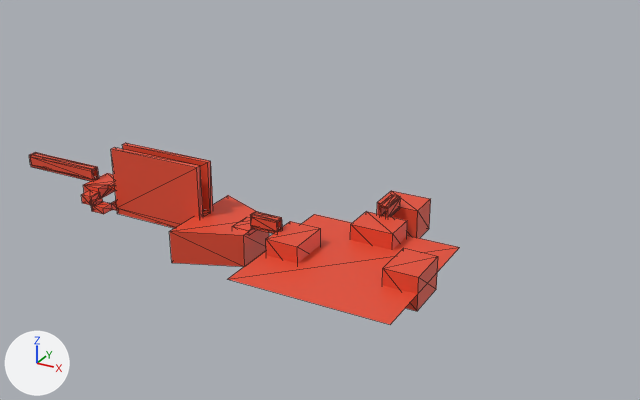
The glTF model solanine_vulkan/res/models/wip_dungeon1_blockout.glb, before and after one commit.
Camera for both pictures: a 50 mm camera at (54.2, -107.7, 63.2) aimed at (-14.6, 17.4, 0.7). Lighting does not change. The marker at lower left points along +X, +Y and +Z. Mesh edges are drawn as thin lines. Vertices at the same position are counted once.

Before the edit, the objects in view are built like this:
```python
me_cube_017 = bpy.data.meshes.new('Cube.017')
me_cube_017.from_pydata(...)  # 236 vertices, 408 faces; spans x -64.5..13.1, y -13.3..22.6, z -3.1..11.3
me_cube_017.materials.append(mat_regular)  # red #e74d32
ob_cube_015 = bpy.data.objects.new('Cube.015', me_cube_017)
ob_cube_015.location = (0.0, 0.0, 0.0)
```
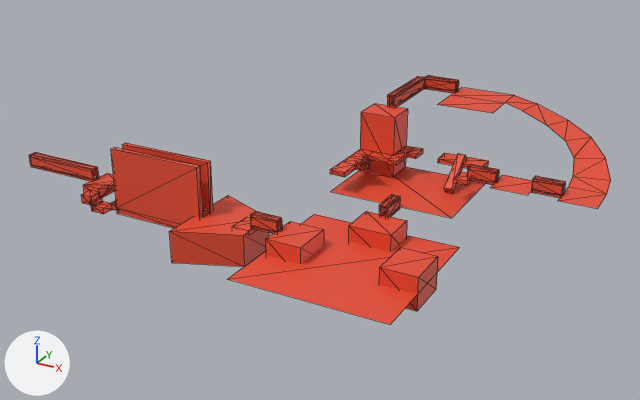
Commit message: Creates dungeon1 blockout a little more

Pixel boxes (x1, y1, x2, y2) of what changed, in the pictures (640 x 400 px):
'Cube.015', reshaped (35% wider, 37% taller): before (29, 143, 460, 325); after (29, 75, 611, 325)
part 1 of me_cube_017, added: after (438, 153, 488, 168)
part 2 of me_cube_017, added: after (453, 172, 471, 185)
part 3 of me_cube_017, added (red): after (467, 164, 499, 185)
part 4 of me_cube_017, added (red): after (532, 176, 566, 198)
part 5 of me_cube_017, added (red): after (387, 76, 425, 107)
part 6 of me_cube_017, added (red): after (425, 75, 459, 93)
part 7 of me_cube_017, added (red): after (330, 146, 423, 177)
part 8 of me_cube_017, added (red): after (438, 88, 611, 209)
part 9 of me_cube_017, built on: before (266, 191, 438, 311); after (266, 104, 533, 311)

Patch to the scene script:
```diff
--- a/solanine_vulkan/res/models/wip_dungeon1_blockout.glb.py
+++ b/solanine_vulkan/res/models/wip_dungeon1_blockout.glb.py
@@ me_cube_017 @@
 # used by ob_cube_015; location = (0.0, 0.0, 0.0)
-me_cube_017.from_pydata(...)  # 236 vertices, 408 faces; spans x -64.5..13.1, y -13.3..22.6, z -3.1..11.3
+me_cube_017.from_pydata(...)  # 516 vertices, 892 faces; spans x -64.5..31.5, y -13.3..51.6, z -3.1..16.1
+# me_cube_017 part 1: a new loose piece, a box spanning x 1.77..9.94, y 30.9..34.19, z 6.12..6.94, in mat_regular (red #e74d32)
+# me_cube_017 part 2: a new loose piece, a box spanning x 7.47..9.94, y 23.66..26.96, z 6.12..6.94, in mat_regular (red #e74d32)
+# me_cube_017 part 3: the loose piece of 32 vertices spanning x -17.0..-12.1, y -1.1..0.5, z 2.4..4.7 is copied, and the copy is moved by (26.5, 25.6, 4.3); it spans x 9.5..14.4, y 24.6..26.1, z 6.7..9.0
+# me_cube_017 part 4: the loose piece of 32 vertices spanning x -17.0..-12.1, y -1.1..0.5, z 2.4..4.7 is copied, and the copy is moved by (37.5, 25.6, 4.3); it spans x 20.5..25.4, y 24.6..26.1, z 6.7..9.0
+# me_cube_017 part 5: the loose piece of 32 vertices spanning x -0.8..0.7, y 12.3..17.2, z 2.4..4.7 is copied, and the copy is scaled about its middle by (-1, -2.86, 1), then moved by (-9.1, 26.4, 11.4); it spans x -9.9..-8.3, y 34.2..48.1, z 13.7..16.1
+# me_cube_017 part 6: the loose piece of 32 vertices spanning x -17.0..-12.1, y -1.1..0.5, z 2.4..4.7 is copied, and the copy is scaled about its middle by (1.29, 1, 1), then moved by (9.4, 49.2, 11.4); it spans x -8.3..-2.0, y 48.1..49.7, z 13.7..16.1
+# me_cube_017 part 7: a new loose piece of 84 vertices spanning x -12.4..-2.4, y 17.0..34.2, z 6.1..7.6, in mat_regular (red #e74d32)
+# me_cube_017 part 8: a new loose piece of 20 vertices spanning x -2.0..31.5, y 22.2..51.6, z 7.1..14.0, in mat_regular (red #e74d32)
+# me_cube_017 part 9
+# 6 vertices are removed from x -3.3..4.0, y 17.0..22.6, z -2.8..2.8
+# 12 faces are deleted
+# 4 vertices in x 7.5, y -3.9..3.5, z -2.8..2.8 move by (-0.5, 0.0, 0.0)
+# 4 vertices in x -6.7, y -4.0..3.4, z -2.8..2.8 move by (0.5, 0.0, 0.0)
+# 4 vertices in x -3.3..4.0, y 7.1, z -2.8..2.8 move by (0.0, -0.6, 0.0)
+# 2 vertices move from x -3.3..4.0, y 17.0..22.6, z 2.8 to x -12.4..9.9, y 17.0..34.2, z 2.8
+# 30 vertices are added at x -12.4..20.5, y 17.0..34.2, z 2.7..14.0
+# 38 new faces join them
 me_cube_017.materials.append(mat_regular)
```
